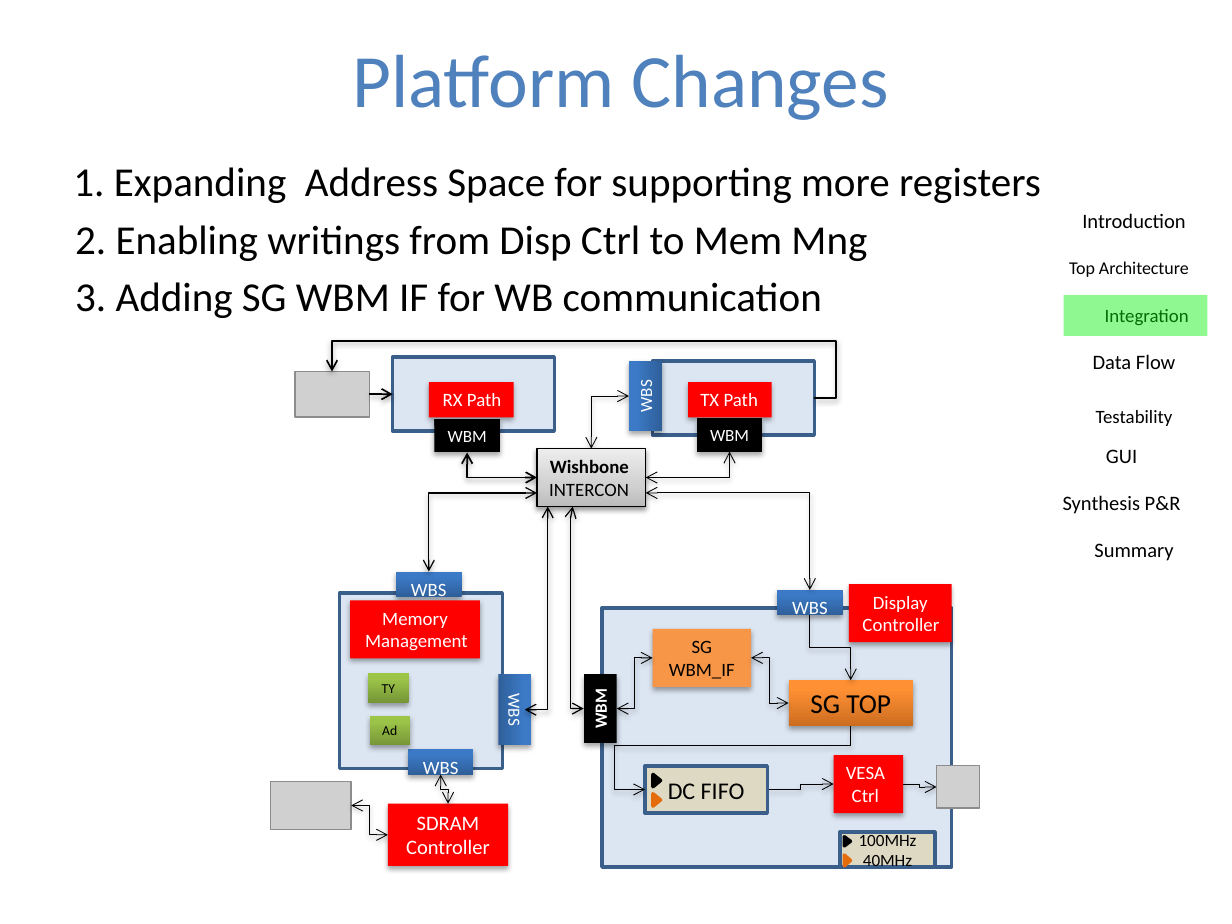
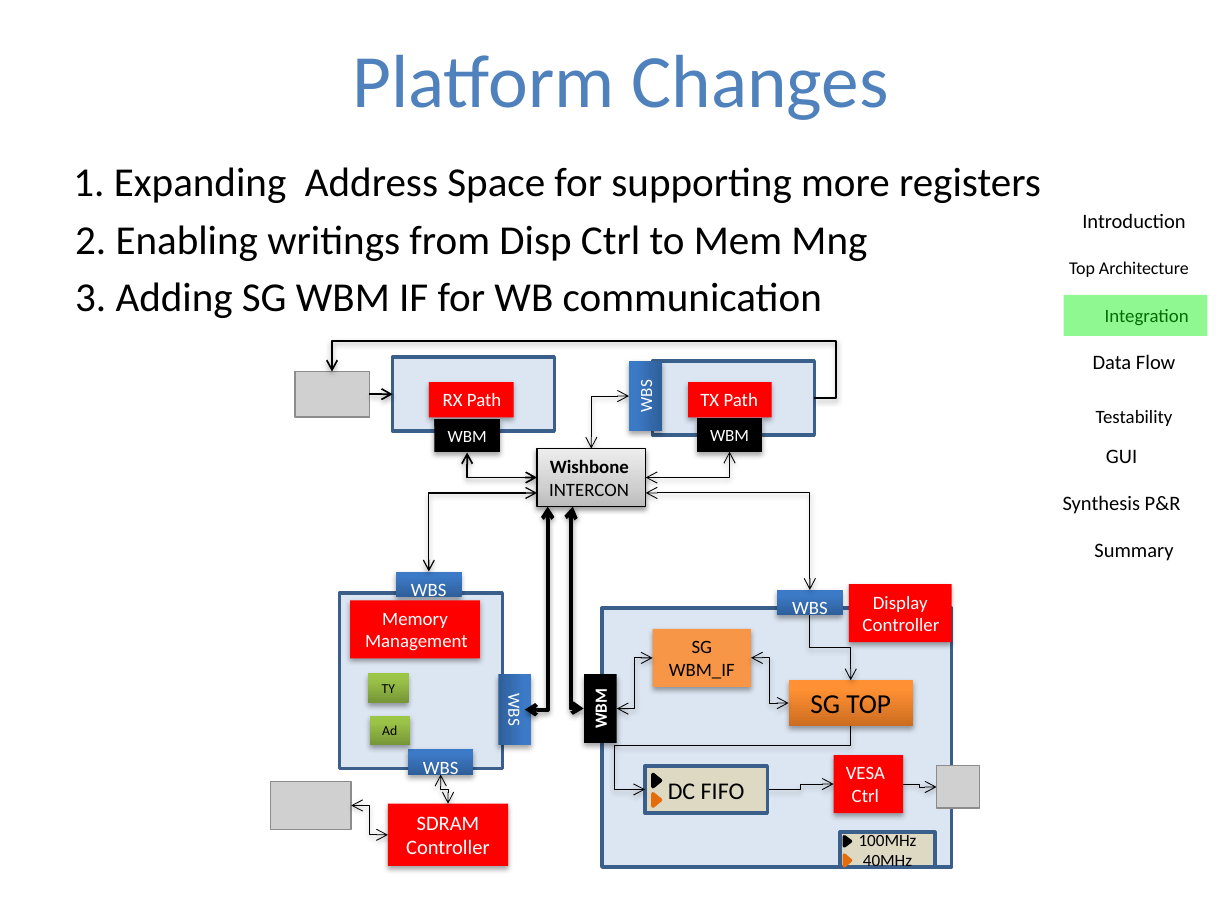
Before and after one commit to sandro6579/symbol-generator, a slide deck: slide 8 of Presentation/Part_B_final/Symbol_Generator_Project_Presentation_Part_B.pptx. Drawn at 1232x924 pixels with LibreOffice and Linux fonts; fonts in the diff are those of the drawing; grey boxes stand for pictures; background and template pictures are left out. Boxes give left, top, right and bottom in pixels: in the first picture for what was removed or moved away, otherwise in the second. Text is boxed around its words. In the diff, an @@ line names an element or a change of style, - is before the commit and + after.

```diff
--- a/Presentation/Part_B_final/Symbol_Generator_Project_Presentation_Part_B.pptx
+++ b/Presentation/Part_B_final/Symbol_Generator_Project_Presentation_Part_B.pptx
@@ elbow double arrow (525, 710) - (548, 506): stroke #000000 0.75 pt to #000000 2.25 pt @@
@@ elbow double arrow (584, 708) - (573, 506): stroke #000000 0.75 pt to #000000 2.25 pt @@
```
